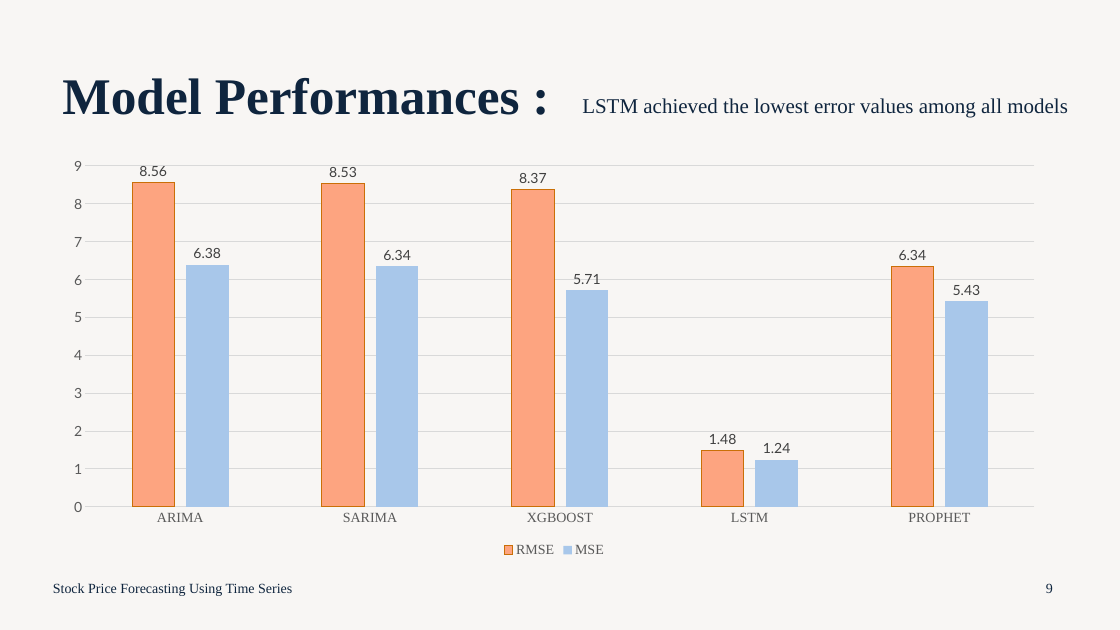
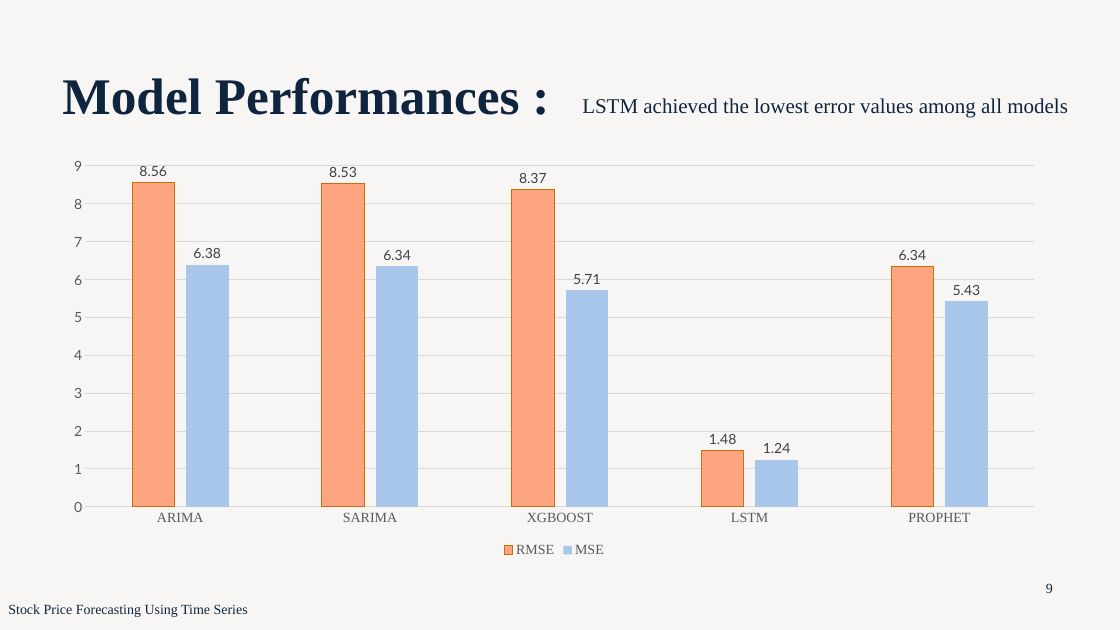
Before and after one commit to Mahi9390/LSTM-Based-Stock-Price-Forecasting-System, a slide deck: slide 9 of Stock Price Forecasting Using Time Series.pptx. Drawn at 1120x630 pixels with LibreOffice and Linux fonts; fonts in the diff are those of the drawing. Boxes give left, top, right and bottom in pixels: in the first picture for what was removed or moved away, otherwise in the second. Text is boxed around its words. In the diff, an @@ line names an element or a change of style, - is before the commit and + after.

```diff
--- a/Stock Price Forecasting Using Time Series.pptx
+++ b/Stock Price Forecasting Using Time Series.pptx
@@ text "Stock Price Forecasting Using Time ...": place and size @@
-text "Stock Price Forecasting Using Time ..." at [53, 583, 292, 596]
+text "Stock Price Forecasting Using Time ..." at [8, 604, 248, 617]
```
Also in this commit, not shown: 10 other slides changed.
